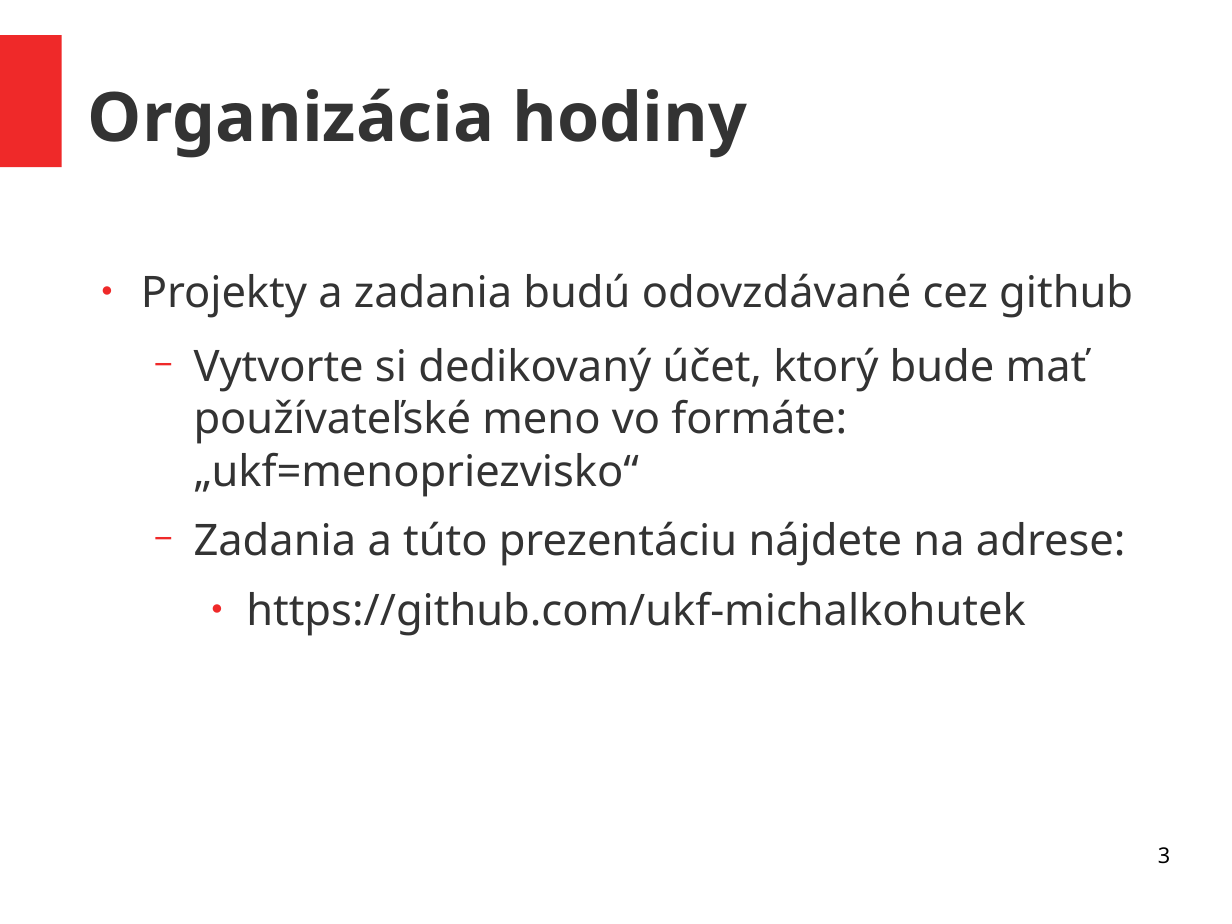
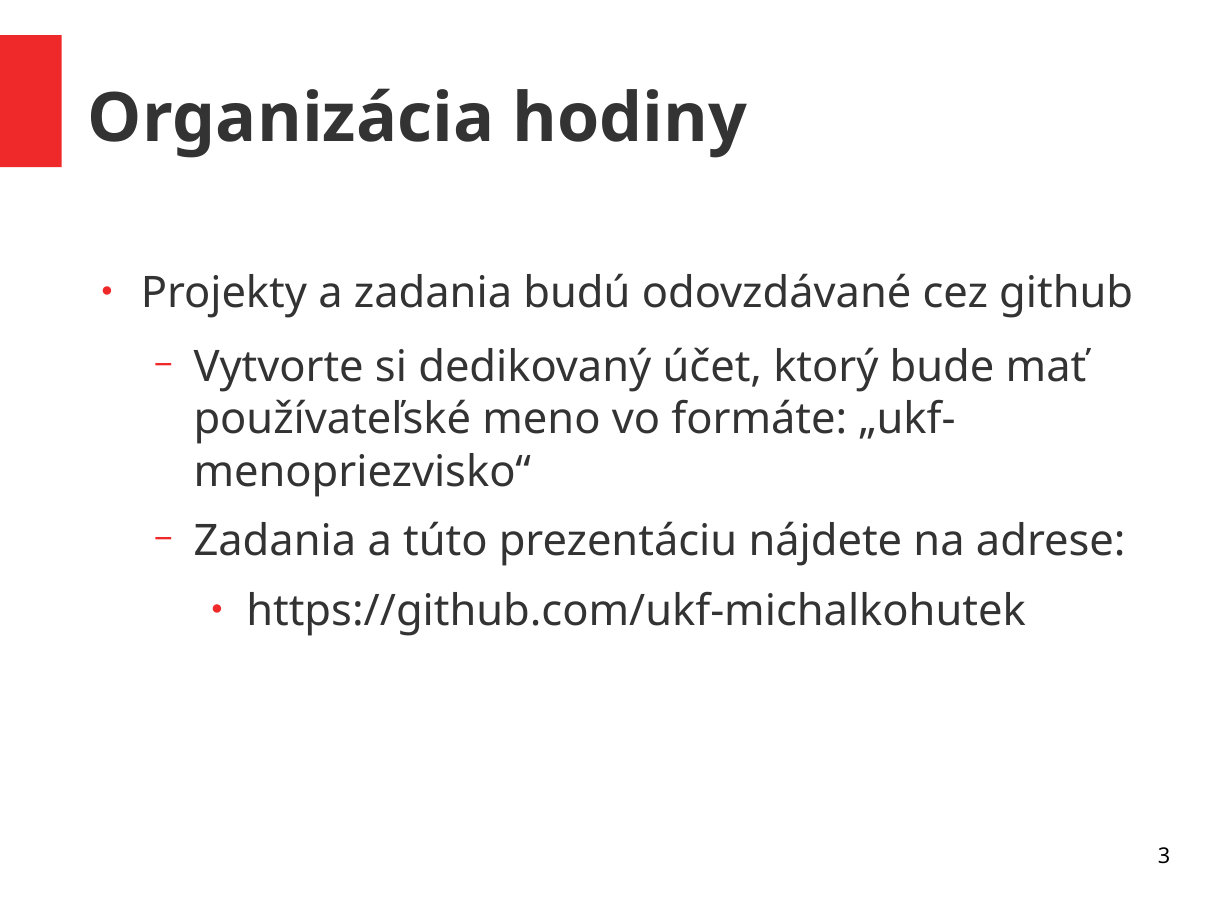
Before and after one commit to ukf-michalkohutek/prezentacia, a slide deck: slide 3 of seminar2.odp. Drawn at 1232x924 pixels with LibreOffice and Linux fonts; fonts in the diff are those of the drawing. Boxes give left, top, right and bottom in pixels: in the first picture for what was removed or moved away, otherwise in the second. Text is boxed around its words. In the diff, an @@ line names an element or a change of style, - is before the commit and + after.

Commit message:
opraveny preklep

```diff
--- a/seminar2.odp
+++ b/seminar2.odp
@@ text at [194, 347, 1087, 497]: text changed @@
-  − Vytvorte si dedikovaný účet, ktorý bude mať používateľské meno vo formáte: „ukf=menopriezvisko“
+  − Vytvorte si dedikovaný účet, ktorý bude mať používateľské meno vo formáte: „ukf-menopriezvisko“
```
